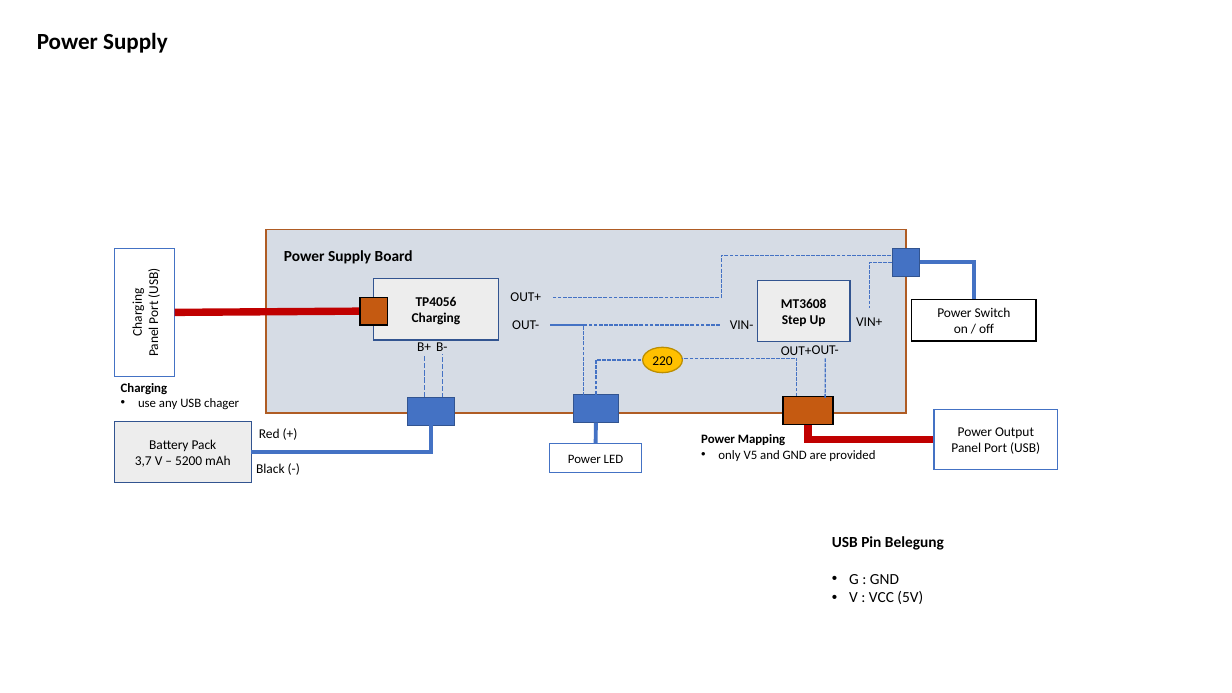
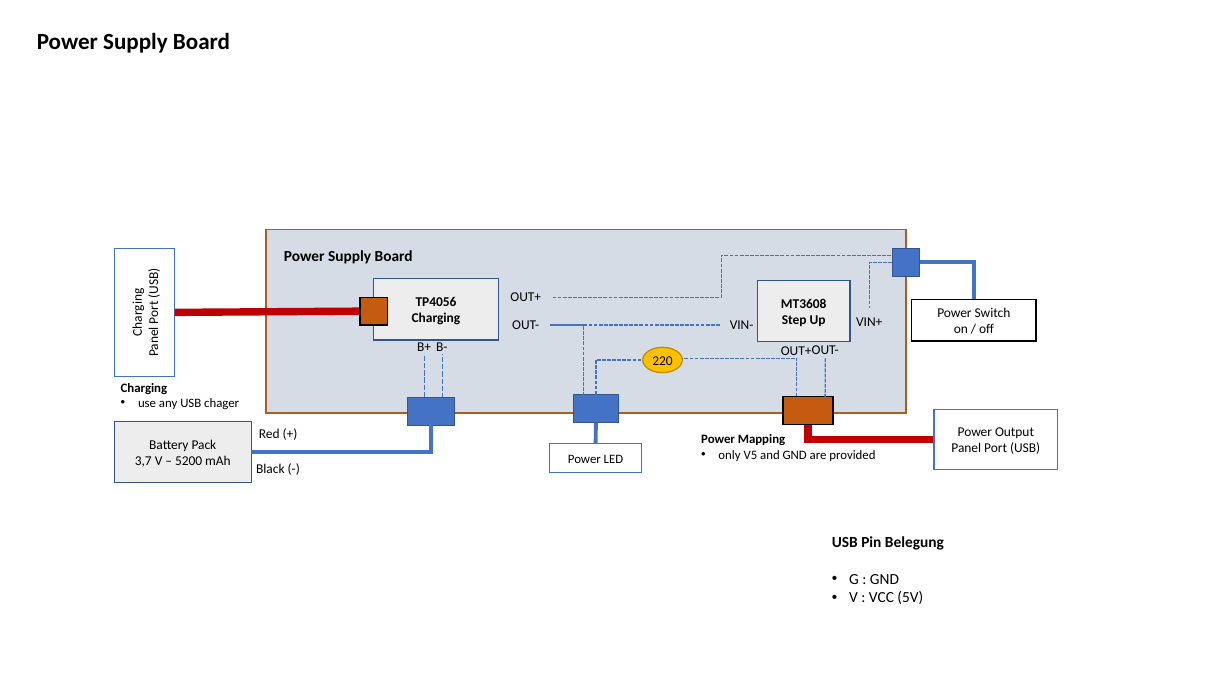
Before and after one commit to jeskes/activityboard, a slide deck: slide 9 of Activityboard.pptx (slide 8 before the commit). Drawn at 1232x693 pixels with LibreOffice and Linux fonts; fonts in the diff are those of the drawing. Boxes give left, top, right and bottom in pixels: in the first picture for what was removed or moved away, otherwise in the second. Text is boxed around its words. In the diff, an @@ line names an element or a change of style, - is before the commit and + after.

```diff
--- a/Activityboard.pptx
+++ b/Activityboard.pptx
@@ title at (37, 32, 230, 53): text changed @@
-Power Supply
+Power Supply Board
```
Also in this commit, not shown: 3 other slides changed, 8 slides added, 4 slides removed, 24 other files.
